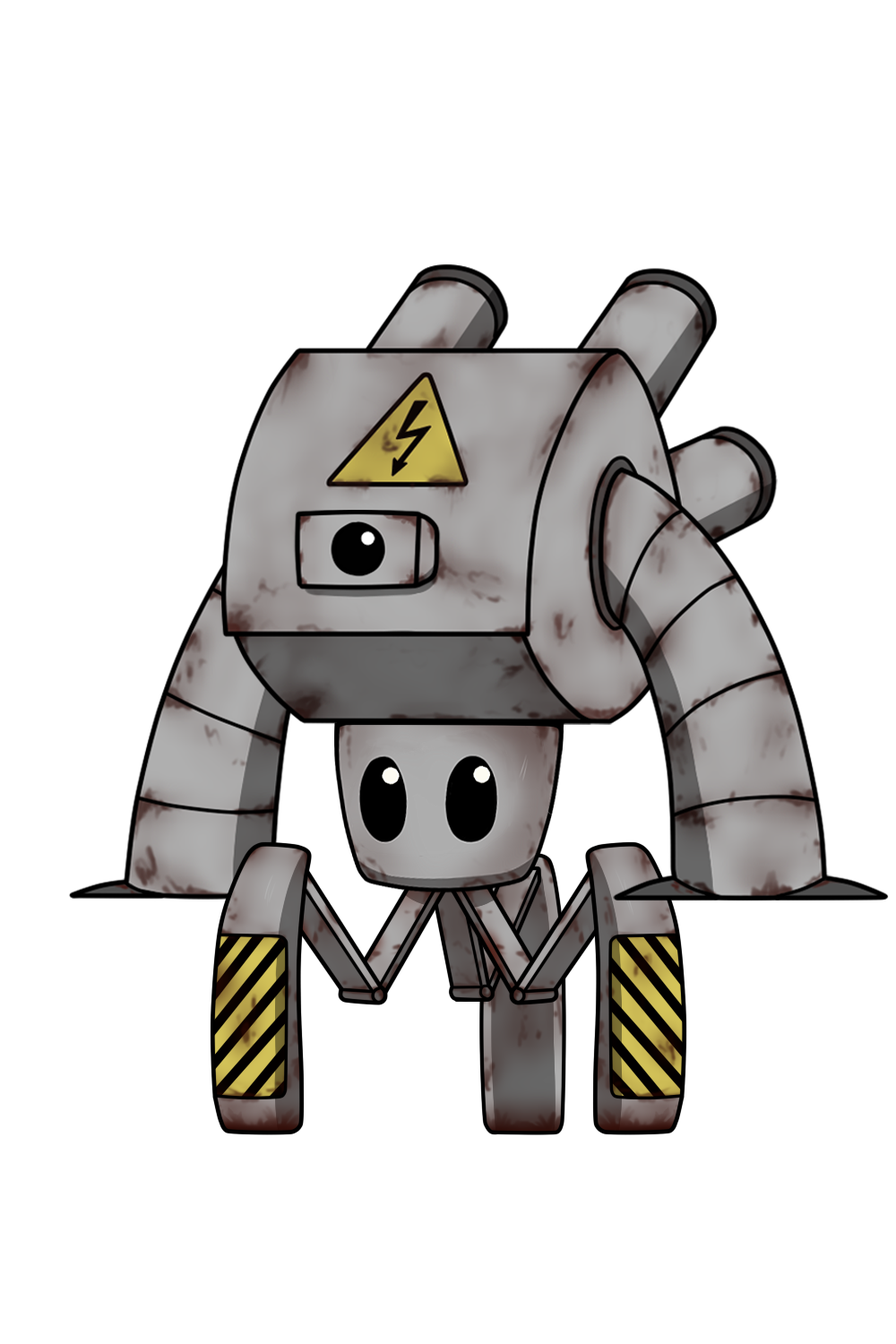
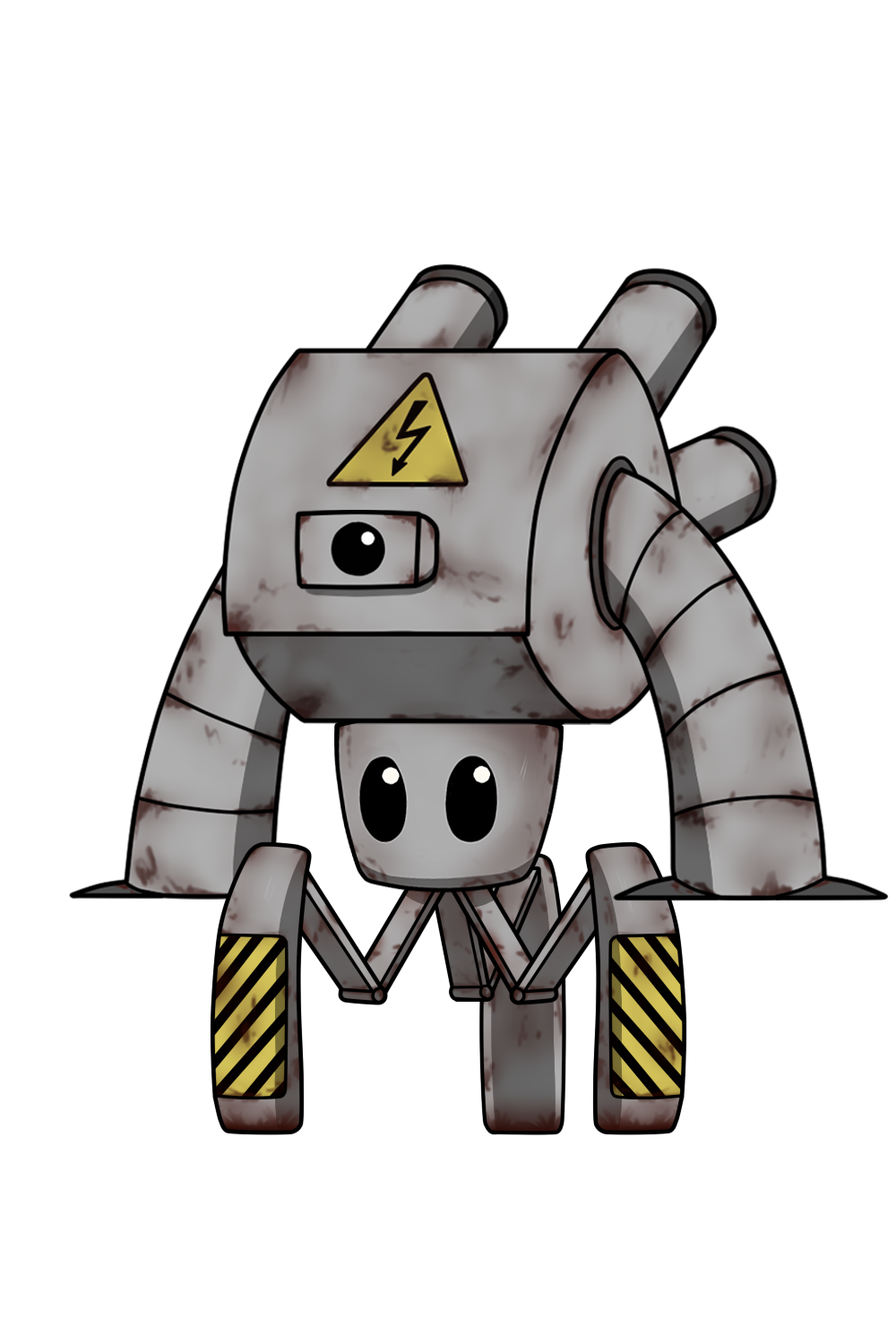
Revision of a layered 896x1344 image; what changed, layer by layer:
painted on "Layer71" over left=334, top=721, right=565, bottom=727
painted on "Layer38" over left=334, top=721, right=565, bottom=756
painted on "Layer73" over left=334, top=721, right=348, bottom=728
